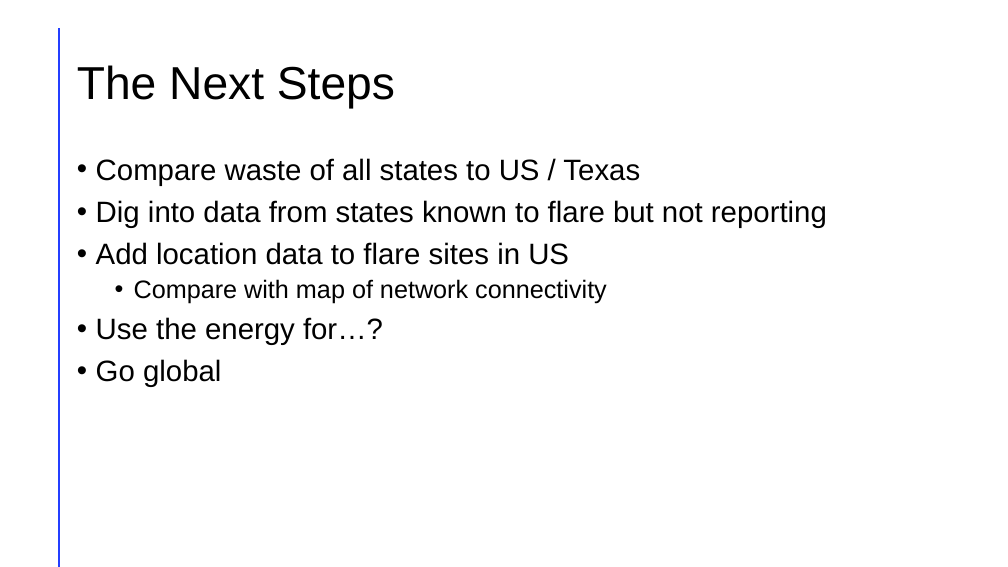
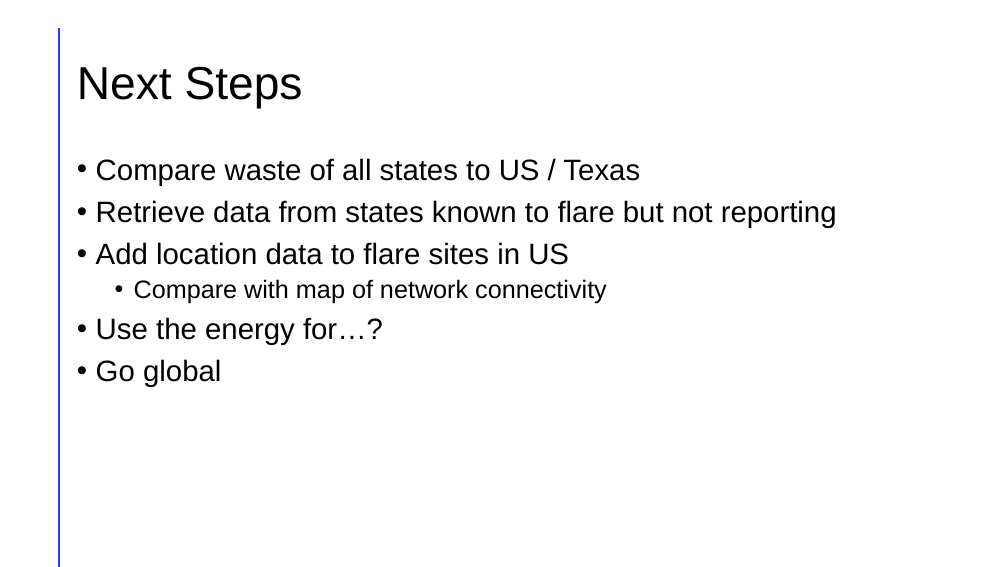
Before and after one commit to chad-hub/wasted_energy, a slide deck: slide 11 of Wasted Energy.pptx. Drawn at 1008x567 pixels with LibreOffice and Linux fonts; fonts in the diff are those of the drawing. Boxes give left, top, right and bottom in pixels: in the first picture for what was removed or moved away, otherwise in the second. Text is boxed around its words. In the diff, an @@ line names an element or a change of style, - is before the commit and + after.

```diff
--- a/Wasted Energy.pptx
+++ b/Wasted Energy.pptx
@@ title at [77, 66, 303, 109]: text changed @@
-The Next Steps
+Next Steps
@@ text at [96, 200, 837, 228]: text changed @@
-• Dig into data from states known to flare but not reporting
+• Retrieve data from states known to flare but not reporting
```
Also in this commit, not shown: 8 other slides changed, 1 slide added, 1 slide removed.
